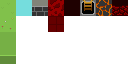
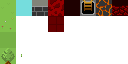
Layer changes from the first 128 × 64 image to the second:
painted on "Layer 1" over [0, 48, 22, 64]
